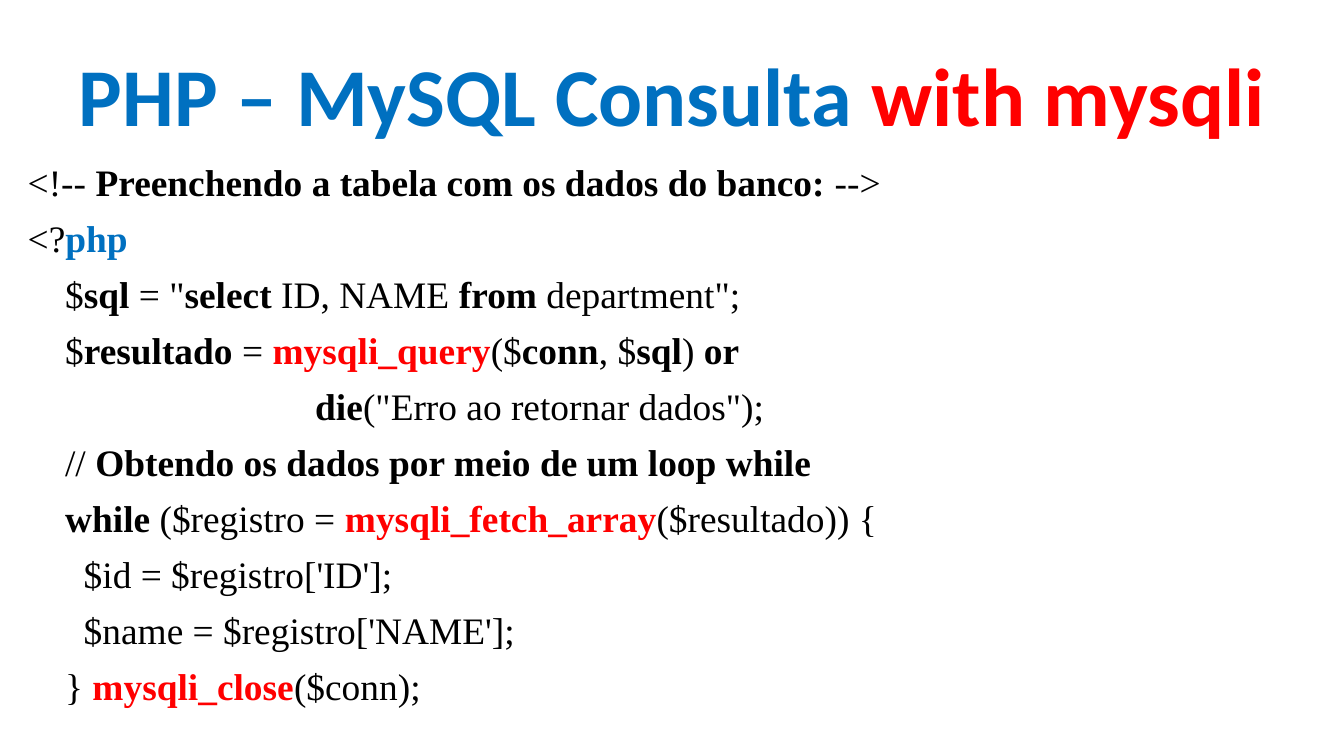
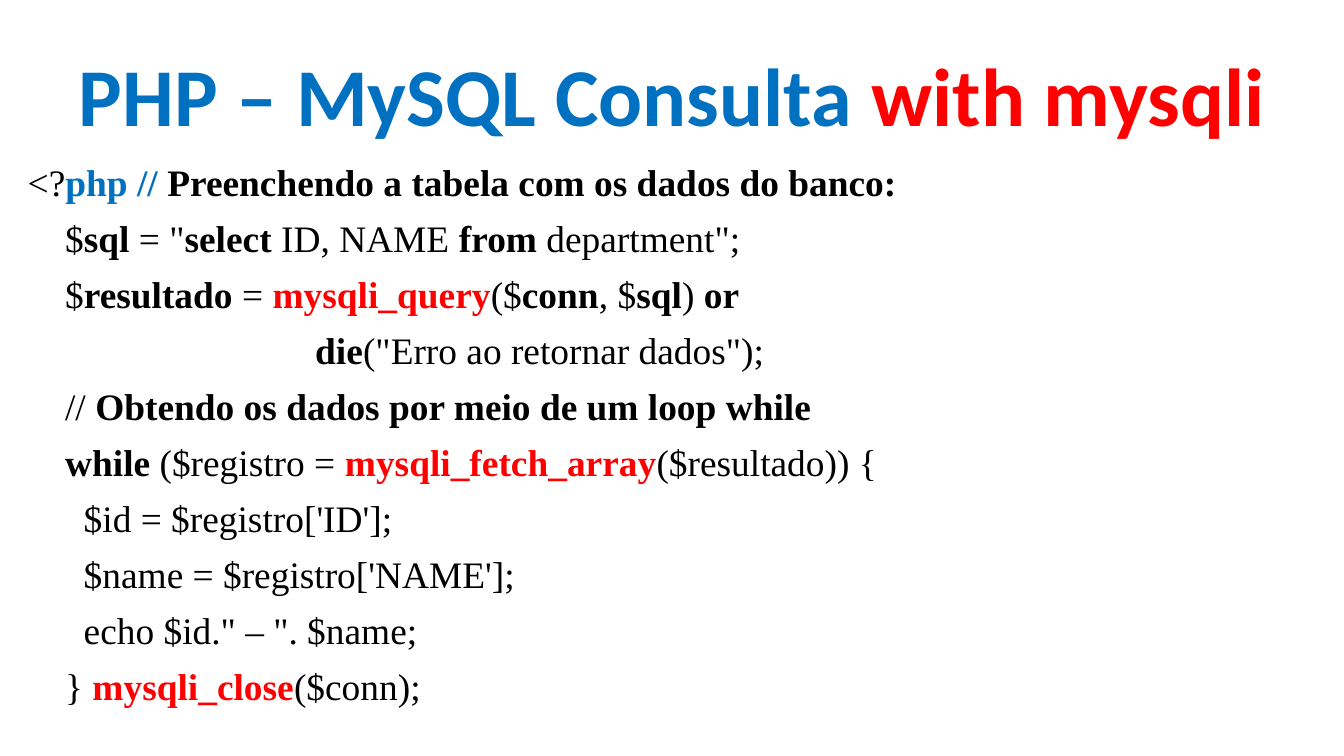
Before and after one commit to CloudEducationBrazil/WydenDesenvolvimentoWebPHP, a slide deck: slide 64 of 01 Classes/Aula 12 e 13 Desenvolvimento Web PHP - PHP.pptx. Drawn at 1344x756 pixels with LibreOffice and Linux fonts; fonts in the diff are those of the drawing; background and template pictures are left out. Boxes give left, top, right and bottom in pixels: in the first picture for what was removed or moved away, otherwise in the second. Text is boxed around its words. In the diff, an @@ line names an element or a change of style, - is before the commit and + after.

```diff
--- a/01 Classes/Aula 12 e 13 Desenvolvimento Web PHP - PHP.pptx
+++ b/01 Classes/Aula 12 e 13 Desenvolvimento Web PHP - PHP.pptx
@@ text at (28, 170, 896, 203): text changed @@
-<!-- Preenchendo a tabela com os dados do banco: -->
-<?php
+<?php // Preenchendo a tabela com os dados do banco:
@@ text at (84, 617, 417, 650): paragraph added @@
+echo $id." – ". $name;
```
Also in this commit, not shown: 2 other slides changed.
